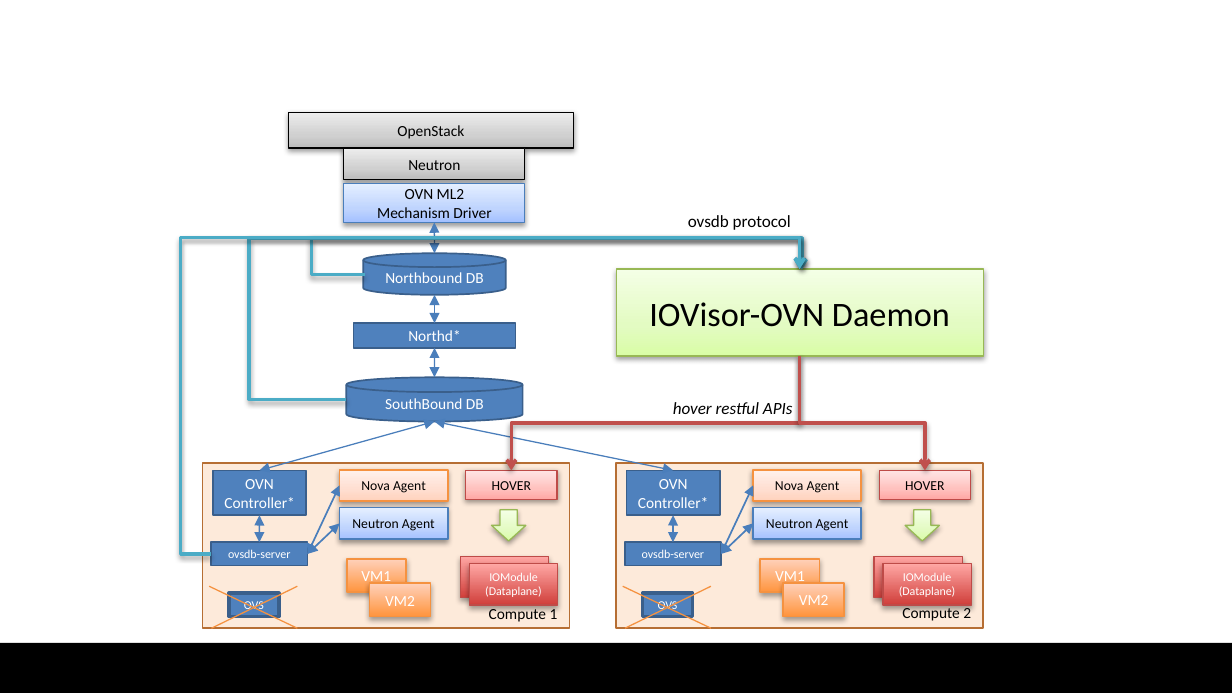
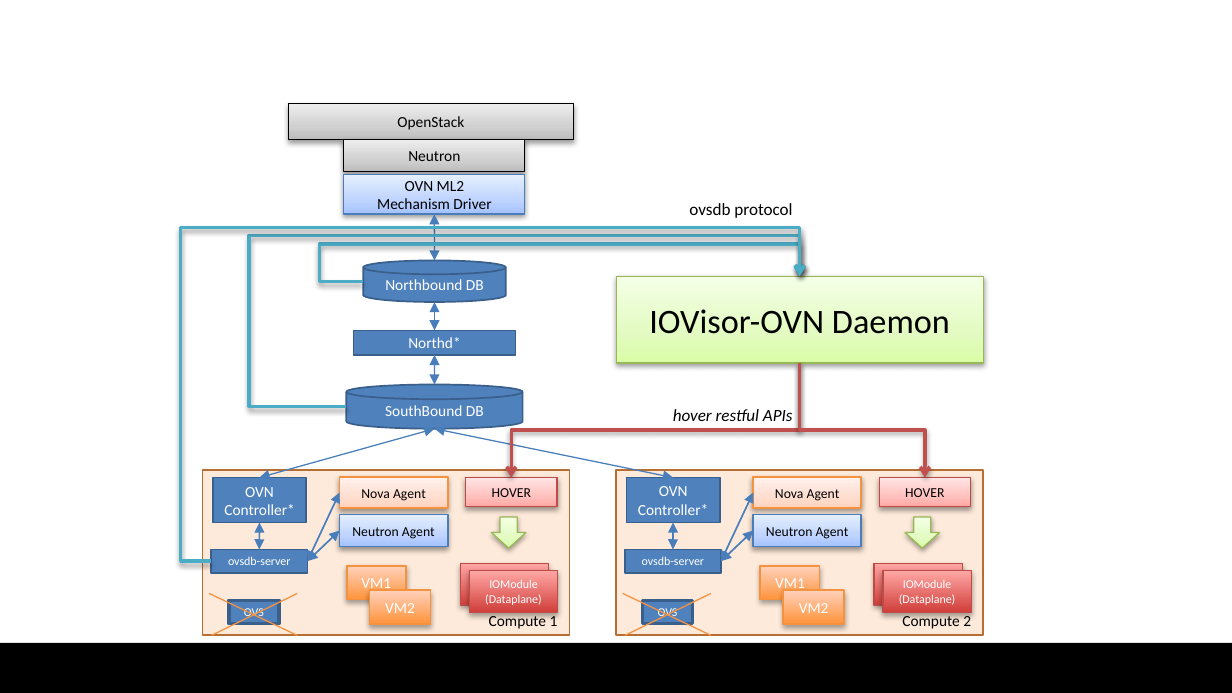
Before and after one commit to iovisor/iovisor-ovn, a slide deck: slide 1 of docs/iovisor-ovn-overview.pptx. Drawn at 1232x693 pixels with LibreOffice and Linux fonts; fonts in the diff are those of the drawing; background and template pictures are left out. Boxes give left, top, right and bottom in pixels: in the first picture for what was removed or moved away, otherwise in the second. Text is boxed around its words. In the diff, an @@ line names an element or a change of style, - is before the commit and + after.

Commit message:
iovisor-ovn-overview image modified

```diff
--- a/docs/iovisor-ovn-overview.pptx
+++ b/docs/iovisor-ovn-overview.pptx
@@ 3 rectangles: place and size @@
-3 rectangles at [288,112,573,223]
+3 rectangles at [288,103,573,214]
@@ text "ovsdb protocol": place and size @@
-text "ovsdb protocol" at [688,215,791,230]
+text "ovsdb protocol" at [689,203,792,218]
@@ elbow arrow moved from (211, 554) - (800, 269) to (211, 562) - (800, 276) @@
@@ elbow arrow moved from (346, 399) - (800, 269) to (346, 407) - (800, 276) @@
@@ double arrow moved from (435, 254) - (435, 223) to (435, 260) - (435, 214) @@
@@ elbow arrow moved from (366, 275) - (802, 270) to (363, 281) - (800, 276) @@
@@ 6 double arrows, 4 lines, 2 rectangles: place and size @@
-6 double arrows, 4 lines, 2 rectangles at [209,294,861,628]
+6 double arrows, 4 lines, 2 rectangles at [209,302,861,636]
@@ 22 rectangles, 4 double arrows, 2 cylinders, 2 down arrows, 2 elbow arrows, 1 text: place and size @@
-22 rectangles, 4 double arrows, 2 cylinders, 2 down arrows, 2 elbow arrows, 1 text at [202,254,983,628]
+22 rectangles, 4 double arrows, 2 cylinders, 2 down arrows, 2 elbow arrows, 1 text at [202,260,983,634]
```
Also in this commit, not shown: 2 other files.
